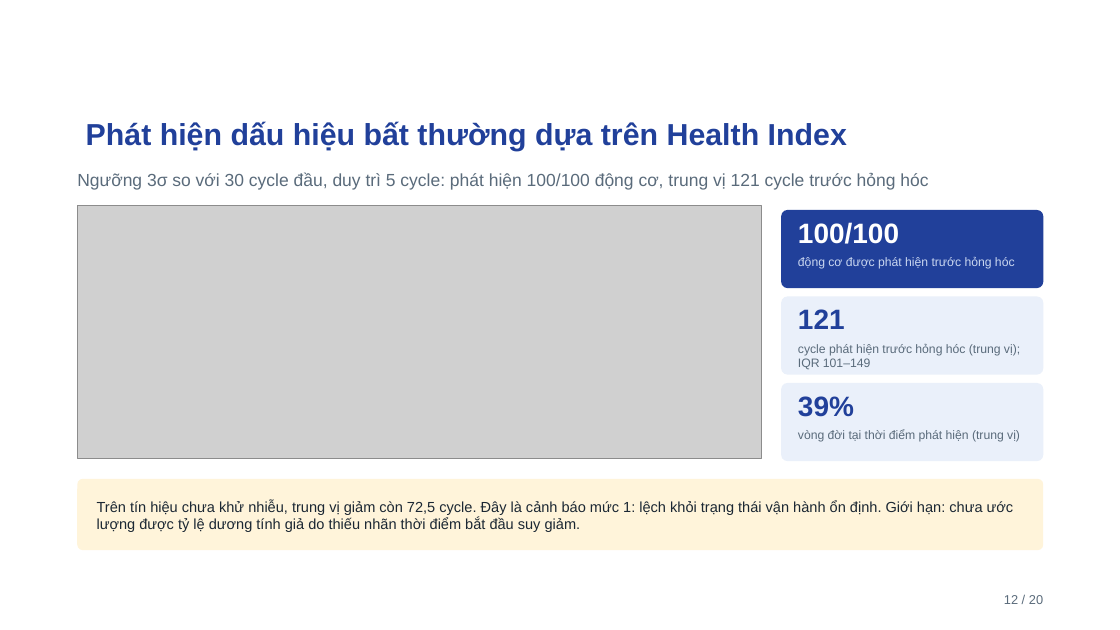
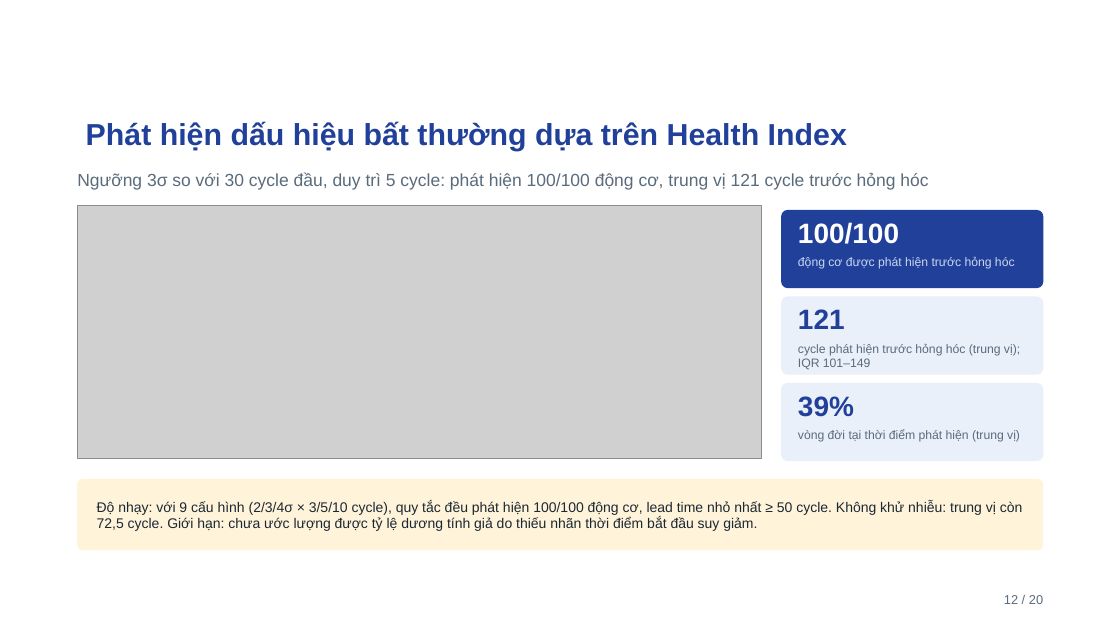
Before and after one commit to ti014/tinasa-cmapss-rul-prediction, a slide deck: slide 12 of slides/cmapss_fd001_presentation.pptx. Drawn at 1120x630 pixels with LibreOffice and Linux fonts; fonts in the diff are those of the drawing; grey boxes stand for pictures; background and template pictures are left out. Boxes give left, top, right and bottom in pixels: in the first picture for what was removed or moved away, otherwise in the second. Text is boxed around its words. In the diff, an @@ line names an element or a change of style, - is before the commit and + after.

```diff
--- a/slides/cmapss_fd001_presentation.pptx
+++ b/slides/cmapss_fd001_presentation.pptx
@@ text at [97,500,1023,531]: text changed; size 12.5 to 12 pt @@
-Trên tín hiệu chưa khử nhiễu, trung vị giảm còn 72,5 cycle. Đây là cảnh báo mức 1: lệch khỏi trạng thái vận hành ổn định. Giới hạn: chưa ước lượng được tỷ lệ dương tính giả do thiếu nhãn thời điểm bắt đầu suy giảm.
+Độ nhạy: với 9 cấu hình (2/3/4σ × 3/5/10 cycle), quy tắc đều phát hiện 100/100 động cơ, lead time nhỏ nhất ≥ 50 cycle. Không khử nhiễu: trung vị còn 72,5 cycle. Giới hạn: chưa ước lượng được tỷ lệ dương tính giả do thiếu nhãn thời điểm bắt đầu suy giảm.
```
Also in this commit, not shown: 23 other files.
